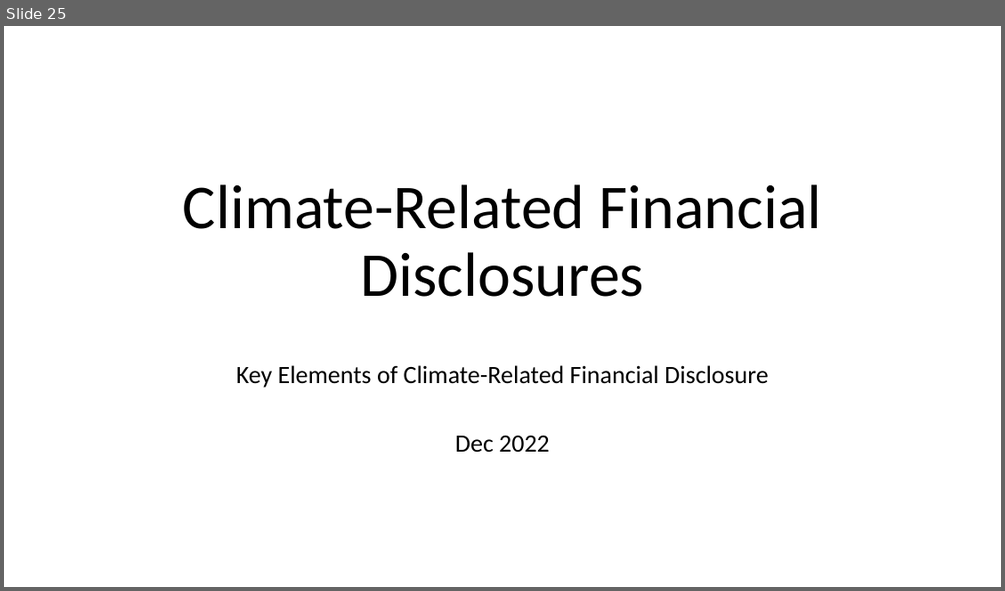
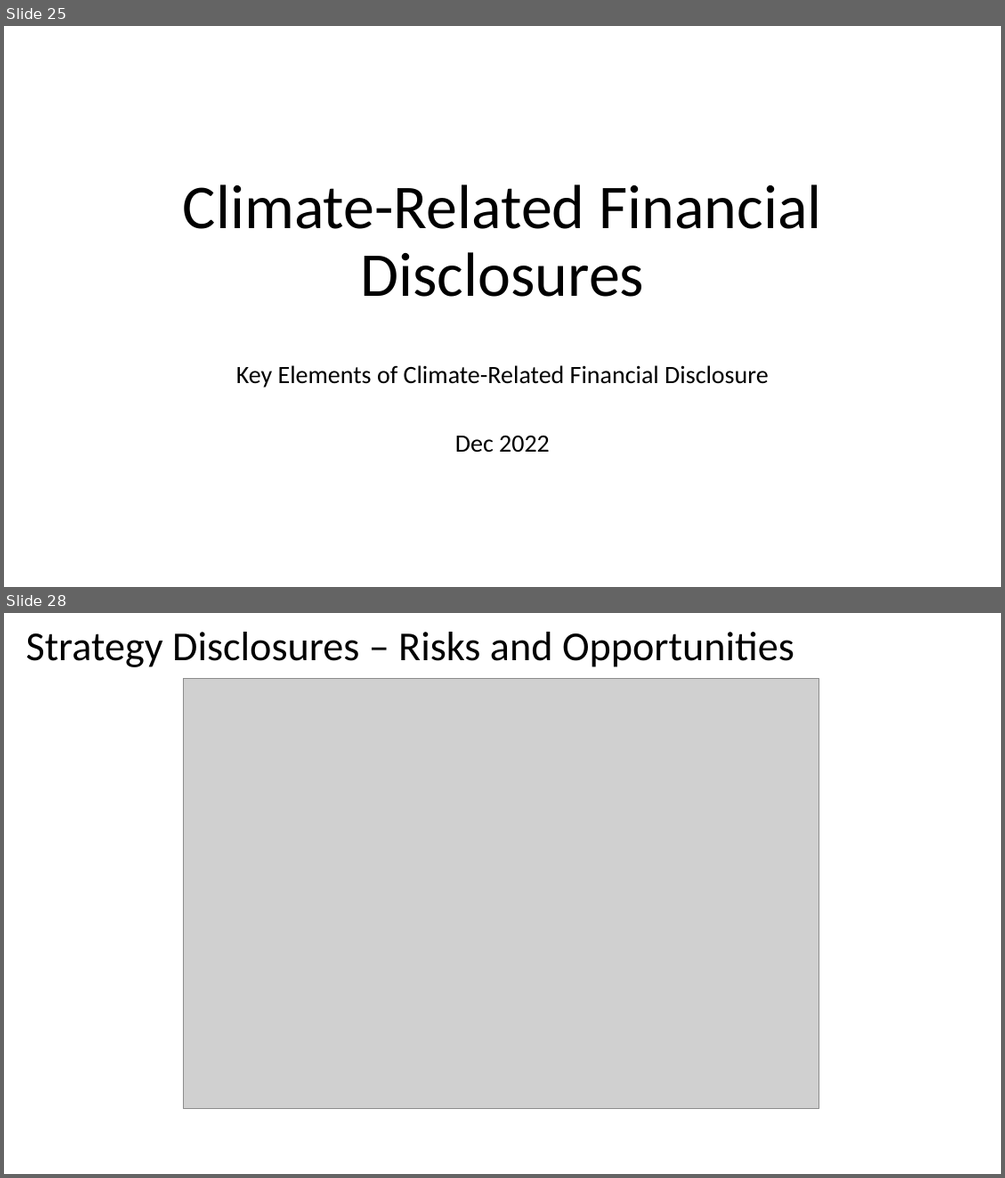
Before and after one commit to gowestyang/finance, a slide deck: 2022_tcfd-knowledge-hub/202212_tcfd-knowledge-hub.pptx. Shown one above the other, each under a label of ours: slide 25 before the commit, slides 25 and 28 after it; the slides between them are not shown. The pictures are 1005x591 and 1005x1178 pixels, drawn with LibreOffice and Linux fonts; fonts in the diff are those of the drawing; grey boxes stand for pictures. Boxes give left, top, right and bottom in pixels: in the first picture for what was removed or moved away, otherwise in the second. Text is boxed around its words. In the diff, an @@ line names an element or a change of style, - is before the commit and + after.

```diff
--- a/2022_tcfd-knowledge-hub/202212_tcfd-knowledge-hub.pptx
+++ b/2022_tcfd-knowledge-hub/202212_tcfd-knowledge-hub.pptx
@@ slide 28 added at bbox=[4, 613, 1001, 1174], background #FFFFFF @@
@@ title added at bbox=[26, 632, 794, 667], 39.6 pt, text #000000 @@
+Strategy Disclosures – Risks and Opportunities
@@ picture added at bbox=[184, 679, 819, 1108] @@
```
Also in this commit, not shown: 2 slides changed, 16 other slides added, 2 slides removed, 1 other file.
